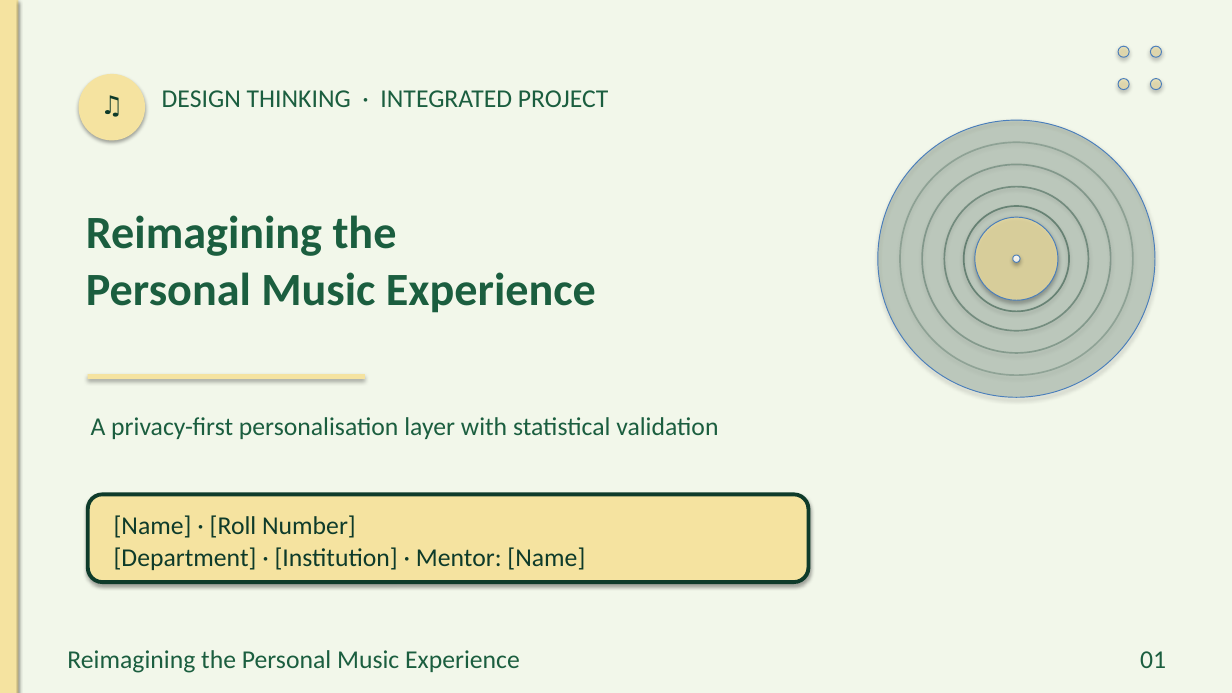
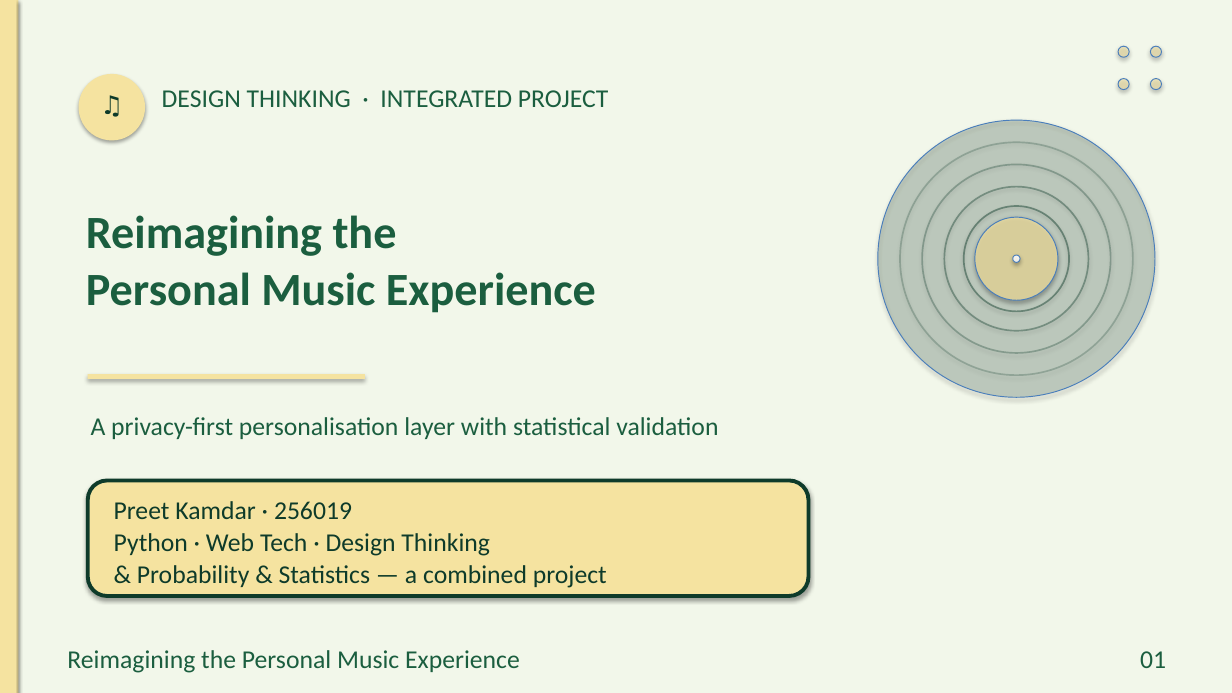
Before and after one commit to preet-kamdar/design-thinking-sem3, a slide deck: slide 1 of docs/Presentation.pptx. Drawn at 1232x693 pixels with LibreOffice and Linux fonts; fonts in the diff are those of the drawing. Boxes give left, top, right and bottom in pixels: in the first picture for what was removed or moved away, otherwise in the second. Text is boxed around its words. In the diff, an @@ line names an element or a change of style, - is before the commit and + after.

```diff
--- a/docs/Presentation.pptx
+++ b/docs/Presentation.pptx
@@ rounded rectangle: place and size @@
-rounded rectangle at box(88, 494, 809, 582)
+rounded rectangle at box(88, 481, 809, 596)
@@ text at box(114, 501, 607, 588): text changed @@
-[Name] · [Roll Number]
-[Department] · [Institution] · Mentor: [Name]
+Preet Kamdar · 256019
+Python · Web Tech · Design Thinking
+& Probability & Statistics — a combined project
```
Also in this commit, not shown: 13 other slides changed, 17 other files.
